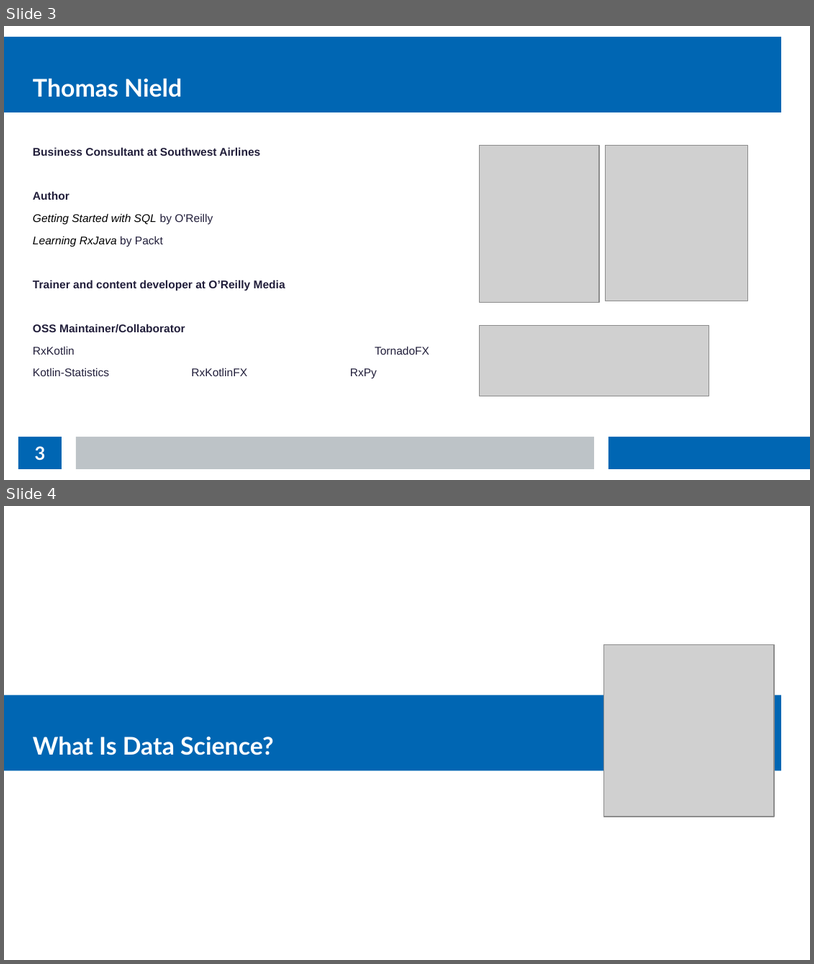
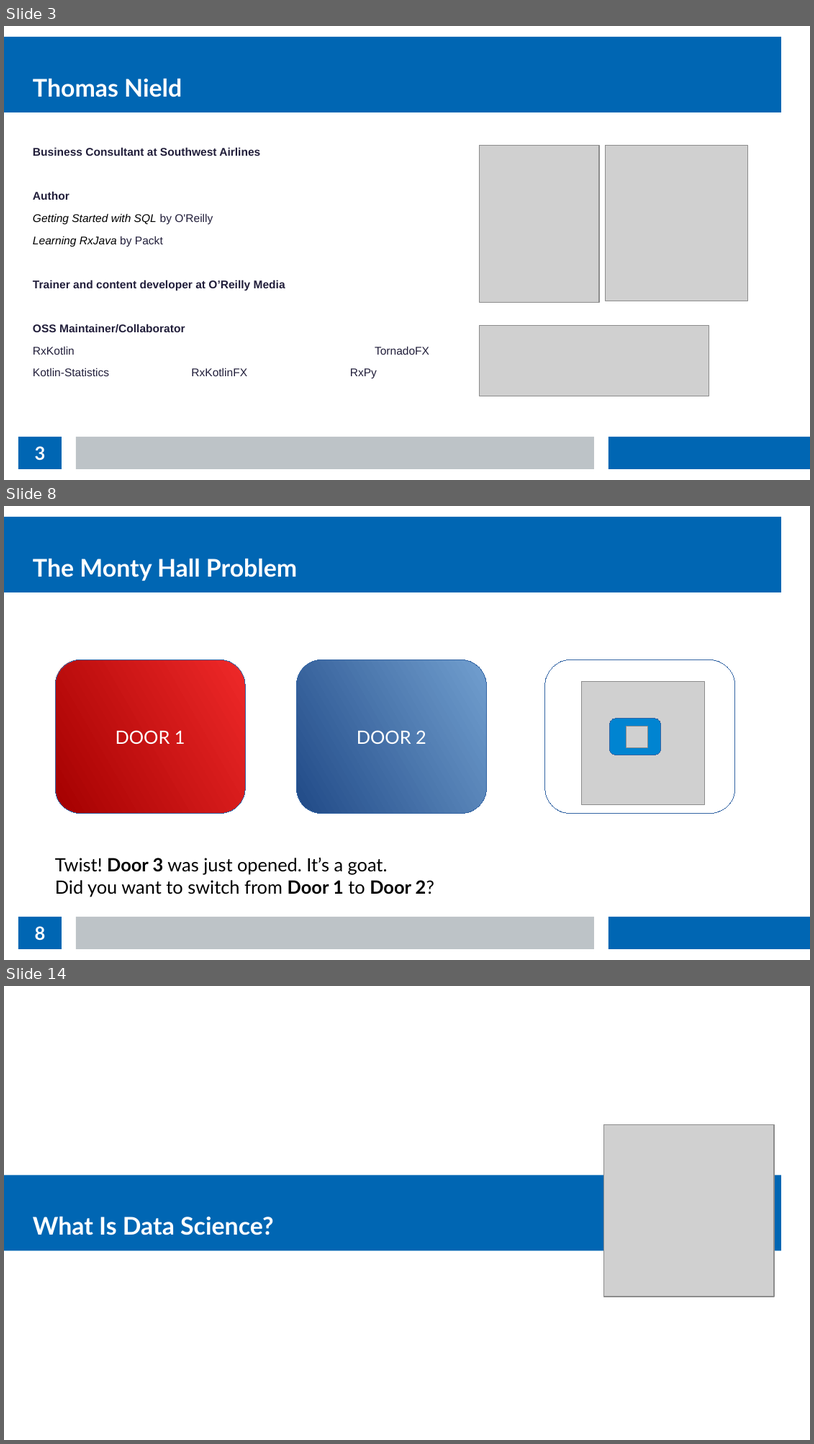
Before and after one commit to thomasnield/kotlin_data_science_talk_ChicagoJUG, a slide deck: kotlin_data_science_talk_chijug_slides.odp. Shown one above the other, each under a label of ours: slides 3 and 4 before the commit, slides 3, 8 and 14 after it; the slides between them are not shown. The pictures are 814x964 and 814x1444 pixels, drawn with LibreOffice and Linux fonts; fonts in the diff are those of the drawing; grey boxes stand for pictures. Boxes give left, top, right and bottom in pixels: in the first picture for what was removed or moved away, otherwise in the second. Text is boxed around its words. In the diff, an @@ line names an element or a change of style, - is before the commit and + after.

Commit message:
add monty hall problem

```diff
--- a/kotlin_data_science_talk_chijug_slides.odp
+++ b/kotlin_data_science_talk_chijug_slides.odp
@@ slide 8 added at (x1=4, y1=506, x2=810, y2=960), background #FFFFFF; not listed: 3 template elements that a slide beside it also shows @@
@@ title added at (x1=33, y1=558, x2=297, y2=581), 24 pt, text #FFFFFF, bold @@
+The Monty Hall Problem
@@ rounded rectangle added at (x1=55, y1=659, x2=245, y2=813), fill gradient #EF2929 to #A40000, outline #3465A4 0 pt, 18 pt, text #FFFFFF @@
+DOOR 1
@@ rounded rectangle added at (x1=297, y1=659, x2=487, y2=813), fill gradient #729FCF to #204A87, outline #3465A4 0 pt, 18 pt, text #FFFFFF @@
+DOOR 2
@@ picture added at (x1=329, y1=674, x2=465, y2=811) @@
@@ rounded rectangle added at (x1=545, y1=659, x2=736, y2=813), outline #3465A4 0 pt @@
@@ picture added at (x1=93, y1=689, x2=216, y2=812) @@
@@ picture added at (x1=582, y1=682, x2=705, y2=805) @@
@@ picture added at (x1=383, y1=708, x2=412, y2=737) @@
@@ rounded rectangle added at (x1=610, y1=718, x2=661, y2=755), fill #0084D1, outline #3465A4 0 pt @@
@@ rounded rectangle added at (x1=121, y1=726, x2=172, y2=762), fill #0084D1, outline #3465A4 0 pt @@
@@ picture added at (x1=137, y1=734, x2=158, y2=755) @@
@@ picture added at (x1=627, y1=726, x2=648, y2=747) @@
@@ text added at (x1=55, y1=857, x2=435, y2=896), 18 pt, text #000000 @@
+Twist! Door 3 was just opened. It’s a goat.
+Did you want to switch from Door 1 to Door 2?
@@ page number added at (x1=18, y1=916, x2=62, y2=949), fill #0066B3, 18 pt, text #FFFFFF, bold @@
+8
@@ what was slide 4 is now slide 14 @@
```
Also in this commit, not shown: 2 slides changed, 9 other slides added, 1 slide removed.
